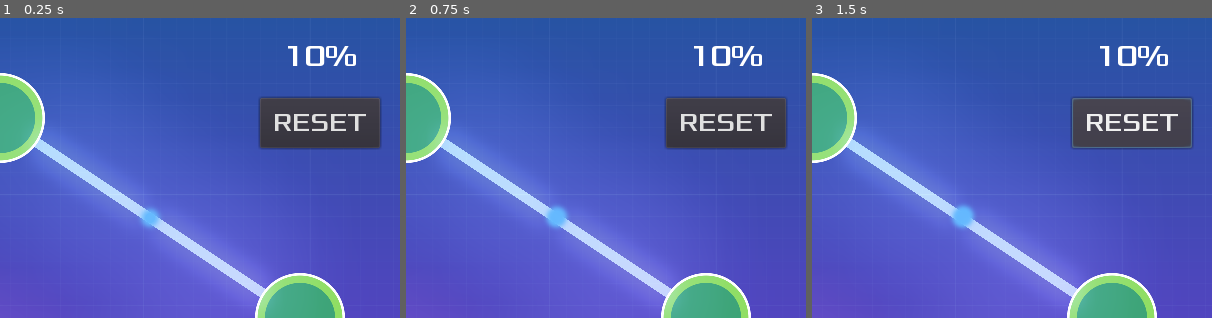
Above: before the commit, frames 1-3 (left to right).
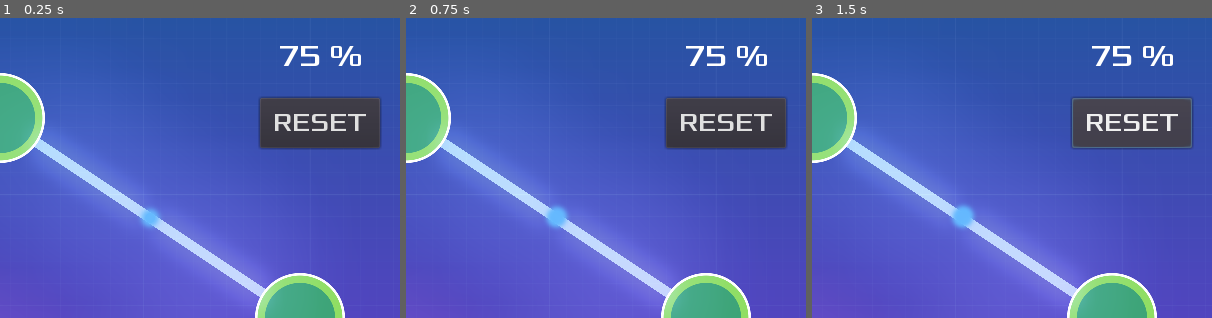
Above: after the commit, the same moments.

Repository: fabienfrfr/BreakTheBrain
Game: Godot game, scene res://Main.tscn
The game is run twice, just before and just after one commit, with the same random seed, the same clock (stepped at 60 frames per second) and the same inputs.
Inputs (mouse positions are % of the whole screen's width and height, from its top left):
- Up to frame 1 (0.25 s): no input
- Up to frame 2 (0.75 s): tap Enter (ui_accept) at 0.5 s; move the mouse to (72, 45) at 0.52 s; hold Enter (ui_accept) from 0.53 s (still down)
- Up to frame 3 (1.5 s): release Enter (ui_accept) at 1.25 s; click "RESET" at 1.25 s
The pictures show only the part of the screen within x 50-100%, y 0-50%; the shares and areas given below are measured in that part.

The runs differ from the first frame. In frame 1, 0.8% of the frame differs, in the area x 70-91%, y 9-16%; in frame 2, 0.8%; in frame 3, 0.8%.

Commit message:
Add files via upload

Diff:
--- a/Main.gd
+++ b/Main.gd
@@ -21,17 +21,19 @@
 var max_y
 
 var nn
+var idx
 
 func _ready():
 	randomize()
 	nn =  NeuralNet.new()
-	$GraphGen.constructor(1,1,2,1)
-	for _i in range(0,nb_mv_neuron):
+	$GraphGen.init_constructor(1,1,2,1)
+	for i in range(0,nb_mv_neuron):
 		movable_vertices += [MovableNeuron.instance()]
 		add_child(movable_vertices[-1])
 		$MovePath/NeuronSpawnLoc.offset = randi()
 		movable_vertices[-1].position = $MovePath/NeuronSpawnLoc.position
-	# NE PAS OUBLIER LE DECALAGE ENTRE LES DERNIERS NEURON ET LES MOUVABLE
+		$GraphGen.adj_matrix[-i-2][-i-2] = movable_vertices[-1].Biases
+	# ADAPTER LE CODE POUR LA VERSION MOVABLE (plus flexible)
 	for i in range(0, $GraphGen.pos_node.size()) :
 		if i == 0 :
 			vertices += [InputX.instance()]
@@ -39,10 +41,16 @@
 		else :
 			vertices += [FixedNeuron.instance()]
 			add_child(vertices[-1])
-			$GraphGen.adj_matrix[i][$GraphGen.adj_list[i][0]] = vertices[-1].Weight
-			$GraphGen.adj_matrix[i][i] =  vertices[-1].Biases
+			if i == $GraphGen.pos_node.size() - 1 :
+				idx = -1 # output
+			else :
+				idx = i
+			$GraphGen.adj_matrix[idx][$GraphGen.adj_list[i][0]] = vertices[-1].Weight
+			$GraphGen.adj_matrix[idx][idx] =  vertices[-1].Biases
 		vertices[-1].position.x = $GraphGen.pos_node[i][0]
 		vertices[-1].position.y = $GraphGen.pos_node[i][1]
+	# save matrix
+	$GraphGen.adj_matrix_copy = $GraphGen.adj_matrix.duplicate(true)
 	# show curve
 	curve_init()
 
@@ -64,6 +72,26 @@
 	_CurveUpdate()
 
 func _CurveUpdate():
-	nn.computational_graph(x_input_values, $GraphGen.adj_matrix)
+	# update movable neuron adjacency
+	_check_connection()
+	# compute graph prediction and error
+	predicted_values = nn.graph2computation(x_input_values, $GraphGen.adj_matrix)
+	var error = 0
 	for n in range(points_count) :
+		error += abs(target_values[n] - predicted_values[n])
 		$PredictedY.points[n].y = min_y + (max_y-min_y)*predicted_values[n]
+	error = error/points_count
+	# update line2d and text score
+	$GraphGen.update()
+	$HUD/Error_abs.text = str(int(100*(1-error))) + " %"
+
+func _check_connection():
+	var dist_in_list = []
+	var dist_out_list = []
+	for pn in $GraphGen.pos_node :
+		dist_in_list += [(pn-movable_vertices[-1].absolut_position_in).length()]
+		dist_out_list += [(pn-movable_vertices[-1].absolut_position_out).length()]
+	if dist_in_list.min() < 25 :
+		$GraphGen.adj_matrix[-2][dist_in_list.find(dist_in_list.min())] = movable_vertices[-1].Weight_in
+	if dist_out_list.min() < 25 :
+		$GraphGen.adj_matrix[-1][dist_in_list.find(dist_in_list.min())] = movable_vertices[-1].Weight_out
--- a/Main.tscn
+++ b/Main.tscn
@@ -64,7 +64,7 @@
 environment = SubResource( 3 )
 
 [node name="CurveUpdate" type="Timer" parent="."]
-wait_time = 0.5
+wait_time = 0.1
 autostart = true
 
 [connection signal="reset_link" from="HUD" to="." method="_reset_lvl"]
--- /dev/null
+++ b/icon.svg
@@ -0,0 +1,124 @@
+<?xml version="1.0" encoding="UTF-8" standalone="no"?>
+<!-- Created with Inkscape (http://www.inkscape.org/) -->
+
+<svg
+   version="1.1"
+   id="svg2"
+   width="16"
+   height="16"
+   viewBox="0 0 16 16"
+   sodipodi:docname="icon.svg"
+   inkscape:version="1.1 (ce6663b3b7, 2021-05-25)"
+   inkscape:export-filename="/media/fabien/F6166FAF166F7013/0_JOBS/CRI/GAME/V1/icon.png"
+   inkscape:export-xdpi="720"
+   inkscape:export-ydpi="720"
+   xmlns:inkscape="http://www.inkscape.org/namespaces/inkscape"
+   xmlns:sodipodi="http://sodipodi.sourceforge.net/DTD/sodipodi-0.dtd"
+   xmlns:xlink="http://www.w3.org/1999/xlink"
+   xmlns="http://www.w3.org/2000/svg"
+   xmlns:svg="http://www.w3.org/2000/svg"
+   xmlns:rdf="http://www.w3.org/1999/02/22-rdf-syntax-ns#"
+   xmlns:cc="http://creativecommons.org/ns#"
+   xmlns:dc="http://purl.org/dc/elements/1.1/">
+  <metadata
+     id="metadata8">
+    <rdf:RDF>
+      <cc:Work
+         rdf:about="">
+        <dc:format>image/svg+xml</dc:format>
+        <dc:type
+           rdf:resource="http://purl.org/dc/dcmitype/StillImage" />
+      </cc:Work>
+    </rdf:RDF>
+  </metadata>
+  <defs
+     id="defs6">
+    <linearGradient
+       inkscape:collect="always"
+       id="linearGradient1193">
+      <stop
+         style="stop-color:#2a53a5;stop-opacity:1"
+         offset="0"
+         id="stop1189" />
+      <stop
+         style="stop-color:#a55fde;stop-opacity:1"
+         offset="1"
+         id="stop1191" />
+    </linearGradient>
+    <linearGradient
+       inkscape:collect="always"
+       xlink:href="#linearGradient1193"
+       id="linearGradient1187"
+       x1="7.9566603"
+       y1="0.42638716"
+       x2="7.9566603"
+       y2="16.955616"
+       gradientUnits="userSpaceOnUse" />
+  </defs>
+  <sodipodi:namedview
+     pagecolor="#ffffff"
+     bordercolor="#666666"
+     borderopacity="1"
+     objecttolerance="10"
+     gridtolerance="10"
+     guidetolerance="10"
+     inkscape:pageopacity="0"
+     inkscape:pageshadow="2"
+     inkscape:window-width="1856"
+     inkscape:window-height="1043"
+     id="namedview4"
+     showgrid="false"
+     inkscape:zoom="10.429825"
+     inkscape:cx="-10.642556"
+     inkscape:cy="-4.4104287"
+     inkscape:window-x="1984"
+     inkscape:window-y="0"
+     inkscape:window-maximized="1"
+     inkscape:current-layer="svg2"
+     inkscape:pagecheckerboard="0" />
+  <rect
+     style="fill:url(#linearGradient1187);stroke-width:0.0377953;stop-color:#000000;fill-opacity:1;opacity:0.75"
+     id="rect850"
+     width="15.490488"
+     height="15.563025"
+     x="0.30054125"
+     y="0.28480092"
+     ry="1.0741994" />
+  <path
+     style="fill:none;stroke:#808080;stroke-width:1px;stroke-linecap:butt;stroke-linejoin:miter;stroke-opacity:1"
+     d="M 1.7809822,9.1104151 7.95271,1.8135134 13.849557,8.3780116"
+     id="path855"
+     sodipodi:nodetypes="ccc" />
+  <path
+     style="fill:none;stroke:#808080;stroke-width:1px;stroke-linecap:butt;stroke-linejoin:miter;stroke-opacity:1"
+     d="M 1.7809822,9.1104151 6.4048869,12.379763 13.849557,8.3780116"
+     id="path857" />
+  <circle
+     style="fill:#ffb380;stroke-width:0.0377953;stop-color:#000000"
+     id="path1041"
+     cx="7.9172559"
+     cy="1.7053723"
+     r="1.0369713" />
+  <circle
+     style="fill:#afe9af;stroke-width:0.0377953;stop-color:#000000"
+     id="path1041-3"
+     cx="13.779788"
+     cy="8.3982668"
+     r="1.0369713" />
+  <circle
+     style="fill:#80e5ff;stroke-width:0.0377953;stop-color:#000000"
+     id="path1041-6"
+     cx="6.420361"
+     cy="12.317298"
+     r="1.0369713" />
+  <circle
+     style="fill:#ff8080;stroke-width:0.0377953;stop-color:#000000"
+     id="path1041-7"
+     cx="2.0055592"
+     cy="9.0062628"
+     r="1.0369713" />
+  <path
+     style="fill:none;stroke:#000000;stroke-width:0.1;stroke-linecap:butt;stroke-linejoin:miter;stroke-opacity:1;stroke-miterlimit:4;stroke-dasharray:0.1,0.1;stroke-dashoffset:0"
+     d="M 7.5063828,7.2025312 1.7490379,14.712142 H 14.432437 Z"
+     id="path9782" />
+</svg>
--- a/node/GraphGen.gd
+++ b/node/GraphGen.gd
@@ -4,17 +4,19 @@
 
 export (PackedScene) var Edges
 
-var pos_node = [[100,300],[400,100],[700,300]]
+var pos_node = [Vector2(100,300),Vector2(400,100),Vector2(700,300)]
 var adj_list = [[],[0],[1]]
 
 var posA = Vector2.ZERO
 var posB = Vector2.ZERO
 
 var edges_list = []
-
 var adj_matrix = []
 
-func constructor(nb_i, nb_out, nb_fix, nb_mov):
+var adj_matrix_copy
+var offset
+
+func init_constructor(nb_i, nb_out, nb_fix, nb_mov):
 	var v = nb_i + nb_out + nb_fix + nb_mov
 	var l = []
 	for _i in range(v-1):
@@ -34,3 +36,7 @@
 		posB.y = pos_node[i][1]
 		# add edges
 		edges_list[-1].add_link(posA,posB)
+
+func update():
+	offset = edges_list[-1].get_node("Line/WeightPath/WeighLvlFollow").unit_offset
+	adj_matrix[1][adj_list[1][0]] = adj_matrix_copy[1][adj_list[1][0]] + 2.5*(0.5 - offset)
--- a/node/HUD.tscn
+++ b/node/HUD.tscn
@@ -14,7 +14,7 @@
 [node name="HUD" type="CanvasLayer"]
 script = ExtResource( 1 )
 
-[node name="Label" type="Label" parent="."]
+[node name="Error_abs" type="Label" parent="."]
 anchor_left = 1.0
 anchor_right = 1.0
 margin_left = -140.0
--- a/node/MovableNeuron.gd
+++ b/node/MovableNeuron.gd
@@ -4,8 +4,8 @@
 var position_mouse
 var d_
 
-var absolut_position_in
-var absolut_position_out
+var absolut_position_in = Vector2.ZERO
+var absolut_position_out = Vector2.ZERO
 var relative_pos_in
 var relative_pos_out
 var d_in
@@ -15,10 +15,17 @@
 var init_pos_in = Vector2.ZERO
 var init_pos_out = Vector2.ZERO
 
+var Biases
+var Weight_in
+var Weight_out
+
 func _ready():
 	screen_size = get_viewport_rect().size
 	init_pos_in = $IN.get_point_position(1)
 	init_pos_out = $OUT.get_point_position(1)
+	Biases = 1.0
+	Weight_in = -1.0
+	Weight_out = 1.0
 
 func _process(_delta):
 	position_mouse = get_viewport().get_mouse_position()
@@ -32,6 +39,8 @@
 		d_out = absolut_position_out - position_mouse
 		if d_.length() < screen_size[0]/10 :
 			position = position_mouse
+			$IN.points[1] = (absolut_position_in - position)*cm2pix
+			$OUT.points[1] = (absolut_position_out - position)*cm2pix
 		elif d_in.length() < 25 :
 			$IN.points[1] = -(position - position_mouse)*cm2pix
 		elif d_out.length() < 25 :
--- a/node/NeuralNet.gd
+++ b/node/NeuralNet.gd
@@ -1,47 +1,67 @@
 extends Node
 
-var o = Array([[],[],[]])
-var uncalculed = [1,2]
-var linear_app
+# dot product matrix*vector
+func dot_mv(mat,vect):
+	var c = []
+	for i in range(vect.size()):
+		var l = 0
+		for j in range(vect.size()):
+			l += mat[i][j]*vect[j]
+		c += [l]
+	return c
 
-func Heaviside(x_list):
+# dot product vector*matrix
+func dot_vm(vect,mat):
+	var l = []
+	for i in range(mat[0].size()):
+		var c = 0
+		for j in range(vect.size()):
+			c += vect[j]*mat[j][i]
+		l += [c]
+	return l
+
+func heaviside(x_list):
 	var x_new = []
 	for x in x_list :
 		x_new += [int(x>0)]
 	return x_new
 
-func line_computation(idx, mat):
-	var affin = []
-	var sum = []
-	var b = 0
-	var Line
-	for i in range(mat[idx]):
-		if i == idx :
-			b = mat[idx][i]
+# algorithm
+func graph2computation(input_x,adj_matrice):
+	## Initialisation
+	# output vector construction (1 if not calculed : biaise)
+	var s = [input_x]
+	for _i in range(adj_matrice.size()-1):
+		var o = []
+		for _j in range(input_x.size()):
+			o += [1]
+		s += [o]
+	# calculate vector (1 if uncalculed, 0 else)
+	var calc_v = []
+	for _i in range(adj_matrice.size()):
+		calc_v += [1]
+	# connection matrice (1 if adj matrix != 0)
+	var connect_mat = []
+	for l in adj_matrice :
+		var line = []
+		for c in l :
+			line += [int(c!=0)]
+		connect_mat += [line]
+	## Calculate output
+	var calc_idx
+	var rslt_v
+	var wproduct
+	for _i in range(adj_matrice.size()):
+		# find next line to calculate (to calc if 1, 0 if calculated, uncalculable now otherwise)
+		rslt_v = dot_mv(connect_mat,calc_v)
+		calc_idx = rslt_v.find(1)
+		# update calculate vector
+		calc_v[calc_idx] = 0
+		# calculate linear combinaison
+		wproduct =  dot_vm(adj_matrice[calc_idx], s)
+		# update output
+		if calc_idx == 0 :
+			s[calc_idx] = wproduct
 		else :
-			if mat[idx][i] != 0 :
-				for f in o[i]:
-					affin += [mat[idx][i]*f]
-				sum += [affin]
-				affin = []
-	for s in sum :
-		Line = s + b
-	return Line
-
-func computational_graph(input,adj_matrice):
-	var boolean_test = []
-	for i in range(adj_matrice.size()-1):
-		if i == 0 :
-			o[0] =  input
-		else :
-			for j in range(1,adj_matrice.size()-1):
-				for c in uncalculed :
-					for l in range(adj_matrice.size()) :
-						if adj_matrice[j][c] != 0 :
-							boolean_test += ["not"]
-				if "not" in boolean_test :
-					pass
-				else :
-					linear_app = line_computation(j, adj_matrice)
-					o[j] = Heaviside(linear_app)
-					uncalculed.remove(uncalculed.find(j))
+			s[calc_idx] = heaviside(wproduct)
+	return s[-1] # only fixed output
Binary file changed: icon.png
Not shown, added: icon.svg.import
